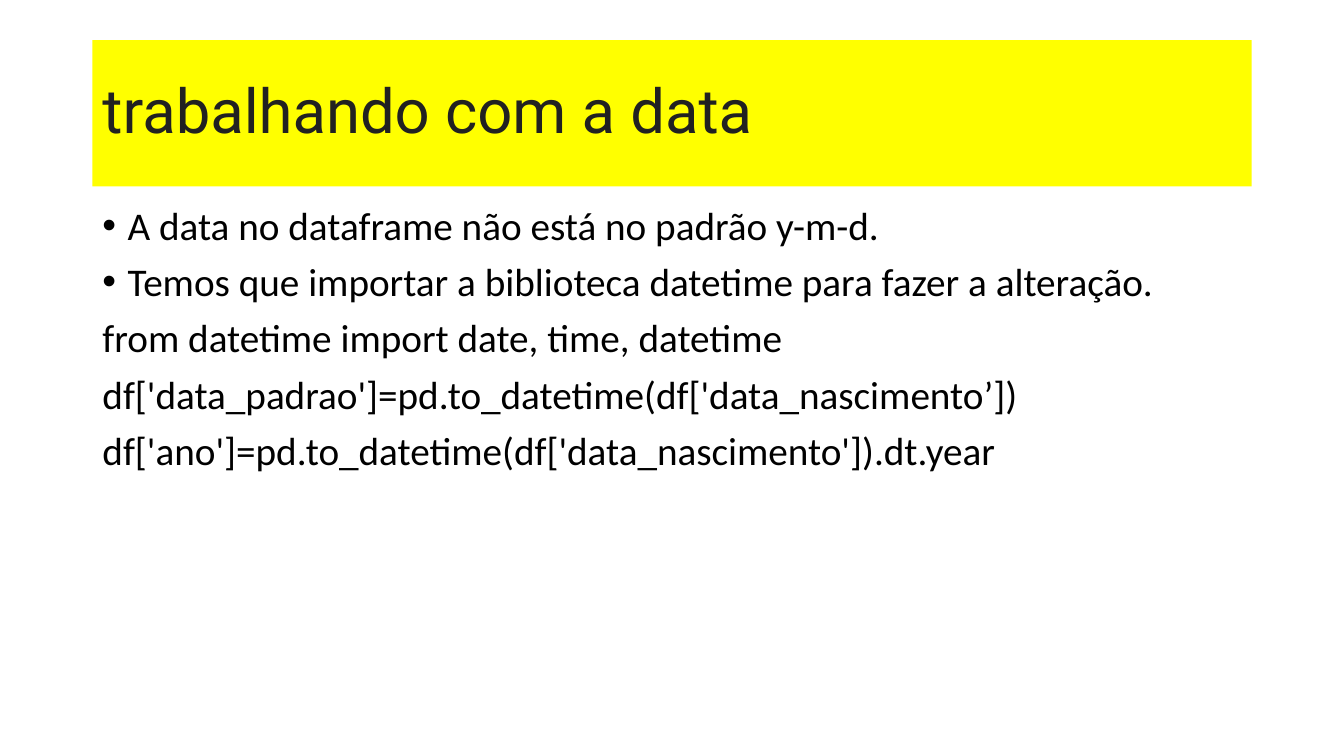
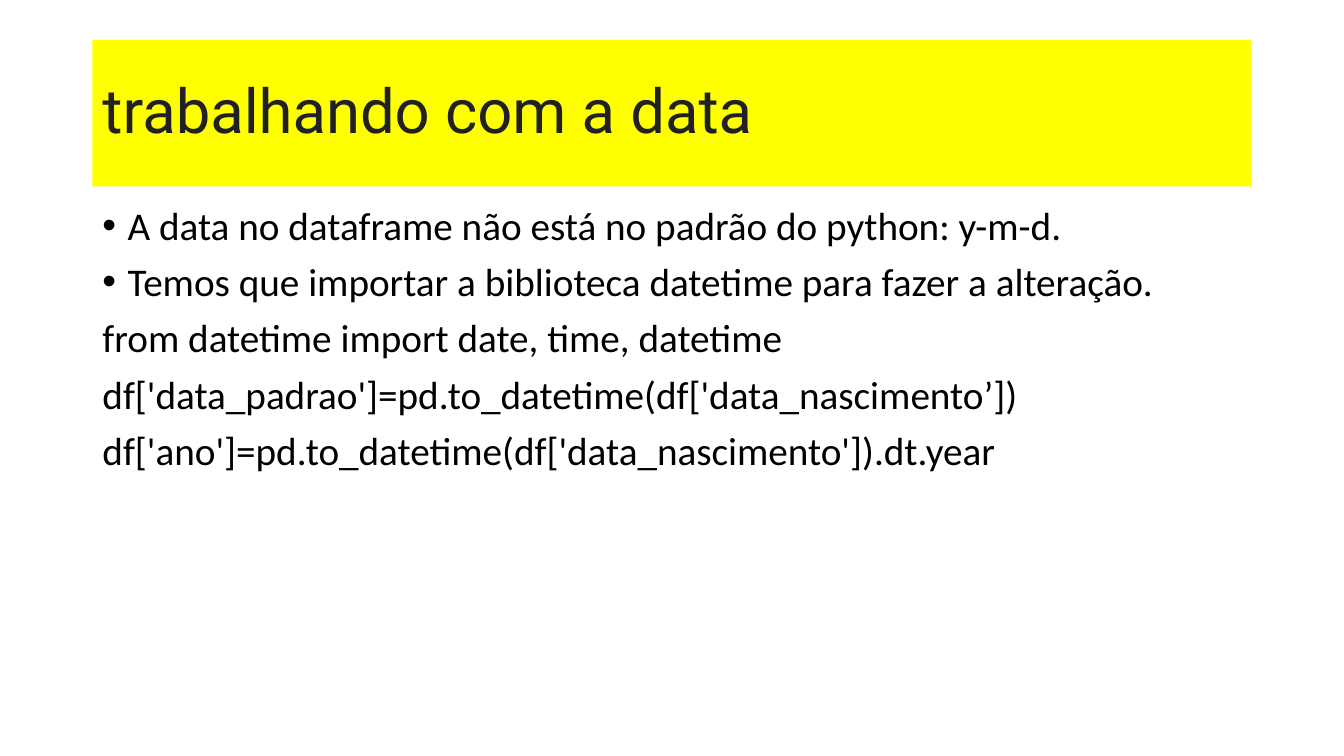
Before and after one commit to dourivaljunior/Curso-de-Python, a slide deck: slide 12 of curso_Ciência_de_Dados_aula_02_pandas.pptx. Drawn at 1344x756 pixels with LibreOffice and Linux fonts; fonts in the diff are those of the drawing. Boxes give left, top, right and bottom in pixels: in the first picture for what was removed or moved away, otherwise in the second. Text is boxed around its words. In the diff, an @@ line names an element or a change of style, - is before the commit and + after.

```diff
--- a/curso_Ciência_de_Dados_aula_02_pandas.pptx
+++ b/curso_Ciência_de_Dados_aula_02_pandas.pptx
@@ text at (x1=128, y1=212, x2=1062, y2=247): text changed @@
-• A data no dataframe não está no padrão y-m-d.
+• A data no dataframe não está no padrão do python: y-m-d.
```
Also in this commit, not shown: 3 other slides changed.
